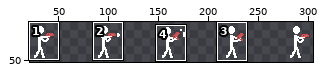
A sprite sheet gets an edit: assets/shootRaygunSheet.png. The picture above shows the old version from afar; the outline marks the close-up.
Close-up. The starting point:
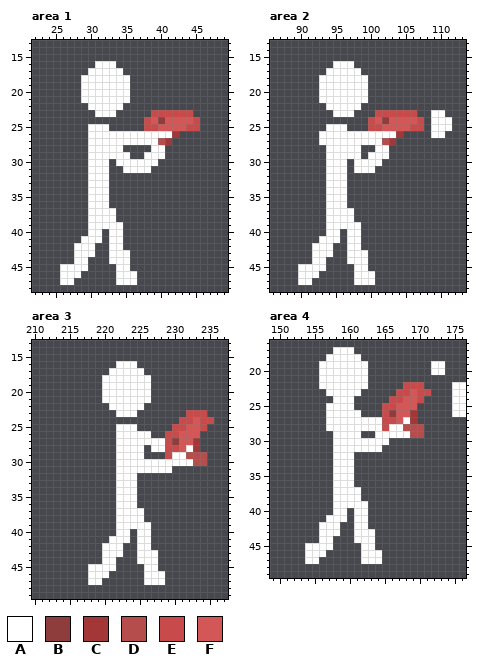
The file is 320x64 pixels. Colours within 5 levels of each other are drawn and written as one. Shown: area 1: x 22..49, y 13..48; area 2: x 86..113, y 13..48; area 3: x 210..237, y 13..49; area 4: x 149..176, y 16..49. The wide view leaves out empty margins. The commit also changed other parts of the picture, which this record leaves out.
Palette (. is transparent): A #ffffff  B #8f3c3c  C #a33737  D #b64d4d  E #c94a4a  F #d45758
Once edited:
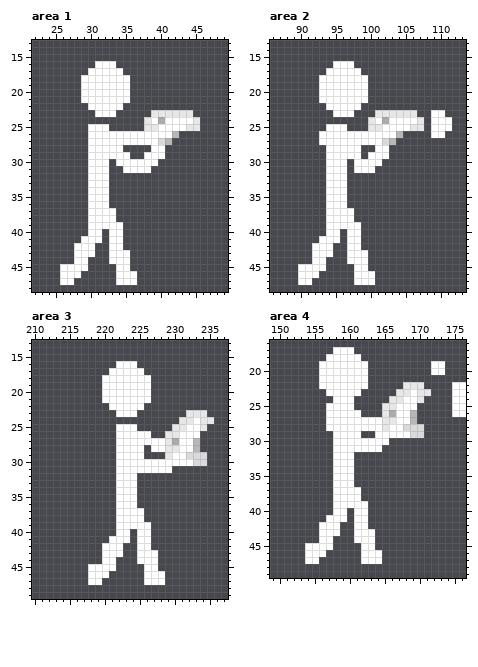
Diff:
@@ palette @@
-B #8f3c3c
+B #ababab
-C #a33737
+C #b7b7b7
-D #b64d4d
+D #dadada
-E #c94a4a
+E #e7e7e7
--- area 1
@@ x 37..46 @@
 23 ..EEEEEE..
-24 .EFBFFFFE.
-25 .EEFFFFEE.
+24 .EABAAAAE.
+25 .EEAAAAEE.
 26 AAAAAC....
--- area 2
@@ x 99..108 @@
 23 ..EEEEEE..
-24 .EFBFFFFE.
-25 .EEFFFFEE.
+24 .EABAAAAE.
+25 .EEAAAAEE.
 26 AAAAAC....
--- area 3
@@ x 229..235 @@
 23 ...EEE.
-24 ..EEFEE
-25 .EEFFE.
-26 EEFFF..
-27 EBFFC..
-28 EEFAC..
+24 ..EEAEE
+25 .EEAAE.
+26 EEAAA..
+27 EBAAC..
+28 EEAAC..
 29 EAADDD.
--- area 4
@@ x 165..171 @@
 22 ...EEE.
-23 ..EEFEE
-24 .EEFFE.
-25 EEFFF..
-26 EBFFC..
-27 EEFAC..
+23 ..EEAEE
+24 .EEAAE.
+25 EEAAA..
+26 EBAAC..
+27 EEAAC..
 28 EAADDD.
Changed places in both close-ups, as pixel boxes (x1, y1, x2, y2):
changed: (144, 110, 200, 145)
changed: (368, 110, 424, 145)
changed: (165, 410, 214, 466)
changed: (382, 382, 431, 438)
